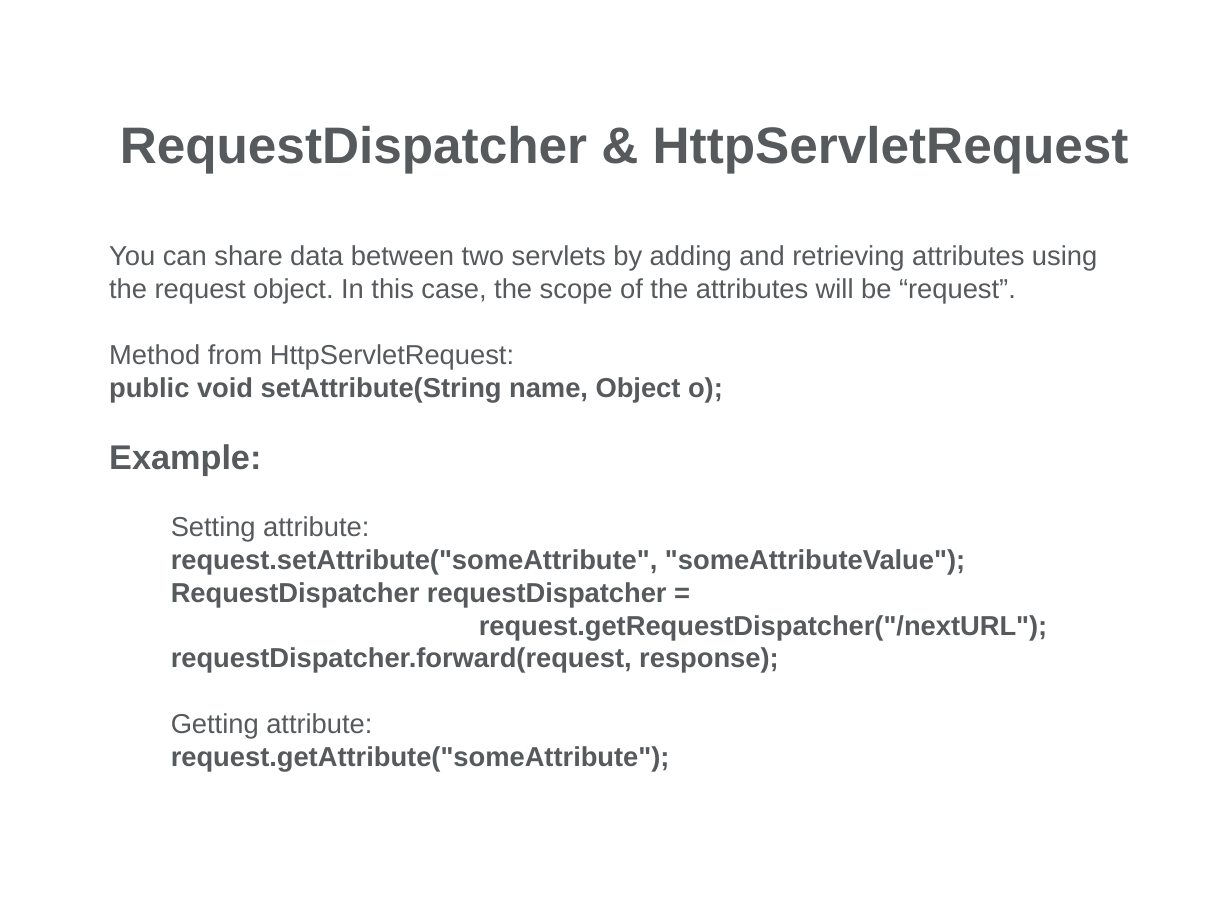
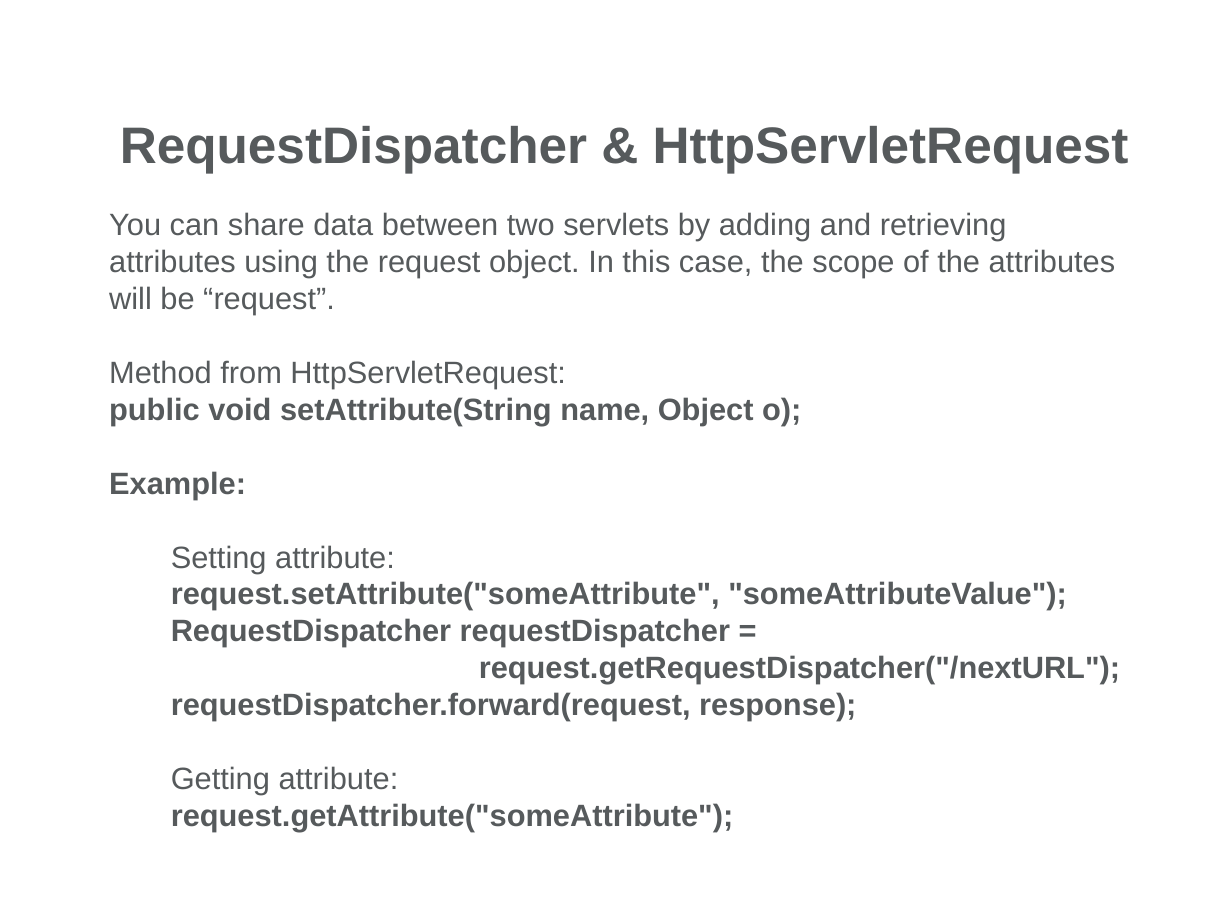
Before and after one commit to chiriacbeatrice/JavaDocs, a slide deck: slide 15 of Servlets/Day2/Docs/Web Presentation-Part2.pptx. Drawn at 1232x924 pixels with LibreOffice and Linux fonts; fonts in the diff are those of the drawing; background and template pictures are left out. Boxes give left, top, right and bottom in pixels: in the first picture for what was removed or moved away, otherwise in the second. Text is boxed around its words. In the diff, an @@ line names an element or a change of style, - is before the commit and + after.

Commit message:
Servlet-Part2

```diff
--- a/Servlets/Day2/Docs/Web Presentation-Part2.pptx
+++ b/Servlets/Day2/Docs/Web Presentation-Part2.pptx
@@ text "You can share data between ...": place and size @@
-text "You can share data between ..." at (109,245,1097,772)
+text "You can share data between ..." at (109,212,1120,832)
@@ text "You can share data between ..." at (109,212,1120,832): size 16 to 18 pt; size 20 to 18 pt in "Example:" @@
```
Also in this commit, not shown: 14 other slides changed, 18 other files.
